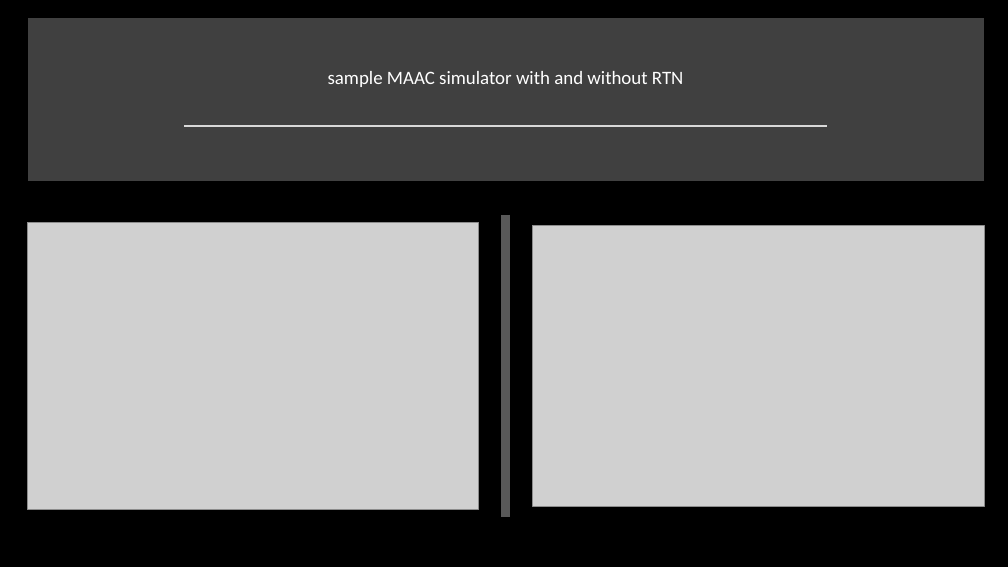
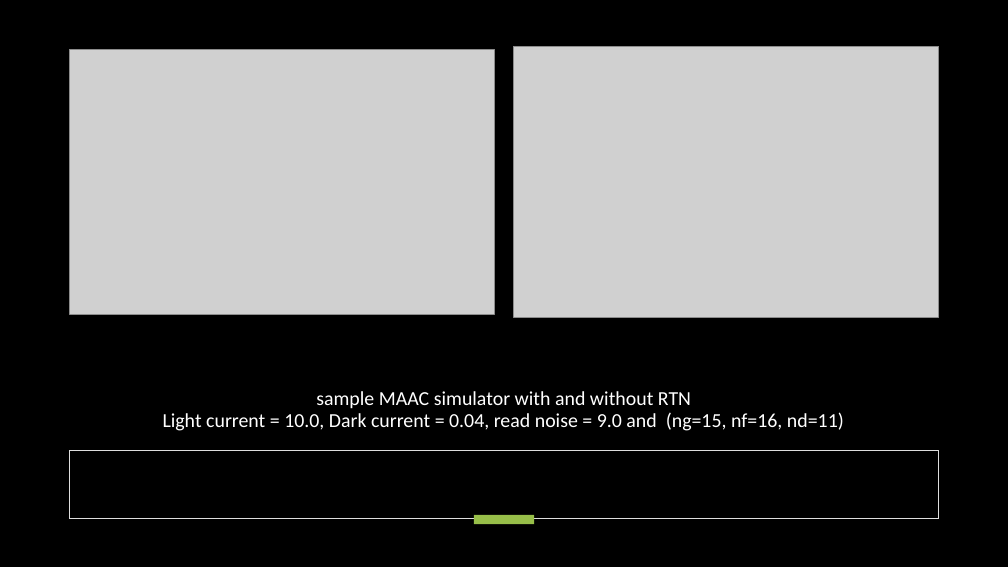
Before and after one commit to xoubish/nonlinearity_sim, a slide deck: slide 1 of nl_plots.pptx. Drawn at 1008x567 pixels with LibreOffice and Linux fonts; fonts in the diff are those of the drawing; grey boxes stand for pictures. Boxes give left, top, right and bottom in pixels: in the first picture for what was removed or moved away, otherwise in the second. Text is boxed around its words. In the diff, an @@ line names an element or a change of style, - is before the commit and + after.

```diff
--- a/nl_plots.pptx
+++ b/nl_plots.pptx
@@ rectangle removed at (33, 23, 979, 176) @@
@@ picture: place and size @@
-picture at (533, 225, 985, 506)
+picture at (70, 49, 495, 314)
@@ picture: place and size @@
-picture at (27, 222, 479, 510)
+picture at (513, 46, 938, 317)
@@ line removed from (185, 126) to (827, 126) @@
@@ line removed from (506, 215) to (506, 517) @@
@@ title at (163, 391, 844, 431): text changed; size 18 to 18.9 pt @@
-sample MAAC simulator with and without RTN
+sample MAAC simulator with and without RTN
+Light current = 10.0, Dark current = 0.04, read noise = 9.0 and (ng=15, nf=16, nd=11)
@@ rectangle added at (70, 451, 939, 519), fill #000000, outline #DEDEDE 1 pt @@
@@ rectangle added at (474, 515, 535, 524), fill #97BE49 @@
```
Also in this commit, not shown: 1 other slide changed, 1 other file.
